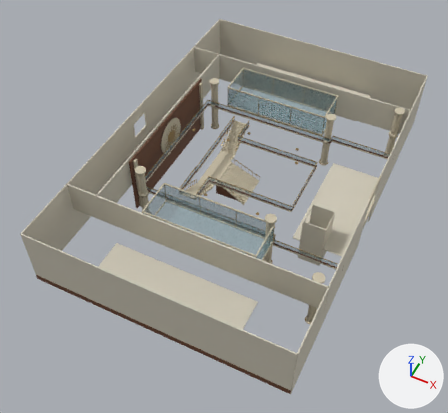
Before and after pictures for a commit that changed the Blender file BlenderCatalogue/assets/arrivals_fusion/source/AST-ARR-002.blend.
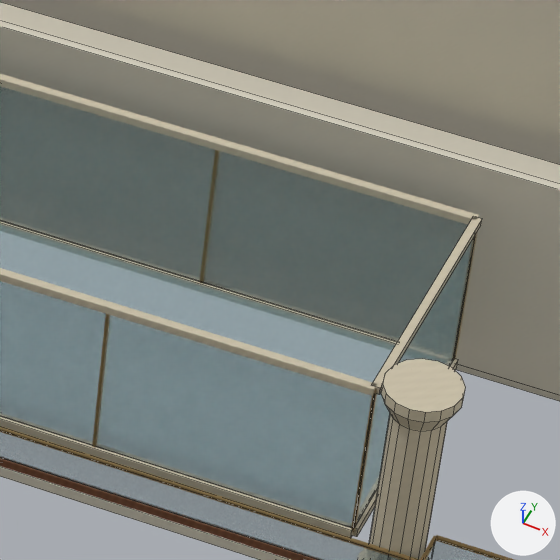
The first picture shows the older version from a 50 mm camera at (32.2, -74.1, 85.8) aimed at (-1.7, -6.5, 1.3). The close-ups show the older and then the newer version on the part from 62% to 78% of the width and 17% to 34% of the height of that picture. Only the edits that show in the close-ups are written down. Arrows for +X, +Y and +Z are at lower right; the lights stay in place. The close-ups show mesh edges as thin lines.

The older version as bpy lines, for what is in view:
```python
me_arr_balconybase_12 = bpy.data.meshes.new('ARR_BalconyBase_12')
me_arr_balconybase_12.from_pydata(...)  # a box spanning x -8.0..11.0, y 12.9..13.1, z 6.0..6.2
me_arr_balconybase_12.materials.append(mat_warm_walnut)  # picture img_warm_walnut_png
me_arr_balconyglass_12 = bpy.data.meshes.new('ARR_BalconyGlass_12')
me_arr_balconyglass_12.from_pydata([(11.0, 13.0, 6.2), (-8.0, 13.0, 6.2), (-8.0, 13.0, 6.2), (11.0, 13.0, 6.2), (11.0, 13.0, 7.1), (-8.0, 13.0, 7.1), (-8.0, 13.0, 7.1), (11.0, 13.0, 7.1)], [], [(3, 0, 1, 2), (4, 7, 6, 5), (0, 4, 5, 1), (1, 5, 6, 2), (2, 6, 7, 3), (3, 7, 4, 0)])
me_arr_balconyglass_12.materials.append(mat_arrivalsarchitecturalglass)  # greyish cyan #84a8ad
me_arr_exhibitglassside_0 = bpy.data.meshes.new('ARR_ExhibitGlassSide_0')
me_arr_exhibitglassside_0.from_pydata([(-11.0, 21.0, 6.6), (9.0, 21.0, 6.6), (9.0, 21.0, 6.6), (-11.0, 21.0, 6.6), (-11.0, 21.0, 10.8), (9.0, 21.0, 10.8), (9.0, 21.0, 10.8), (-11.0, 21.0, 10.8)], [], [(3, 0, 1, 2), (4, 7, 6, 5), (0, 4, 5, 1), (1, 5, 6, 2), (2, 6, 7, 3), (3, 7, 4, 0)])
me_arr_exhibitglassside_0.materials.append(mat_arrivalsarchitecturalglass)  # greyish cyan #84a8ad
ob_arr_balconybase_12 = bpy.data.objects.new('ARR_BalconyBase_12', me_arr_balconybase_12)
ob_arr_balconybase_12.location = (0.0, 0.0, 0.0)
ob_arr_balconyglass_12 = bpy.data.objects.new('ARR_BalconyGlass_12', me_arr_balconyglass_12)
ob_arr_balconyglass_12.location = (0.0, 0.0, 0.0)
ob_arr_exhibitglassside_0 = bpy.data.objects.new('ARR_ExhibitGlassSide_0', me_arr_exhibitglassside_0)
ob_arr_exhibitglassside_0.location = (0.0, 0.0, 0.0)
# also in view: 'ARR_BalconyCap_12' at (1.5, 13.0, 7.1); 'ARR_ExhibitUpperFrame_0.001' at (9.0, 17.5, 10.9); 'ARR_ExhibitUpperFrame_0' at (-1.0, 21.0, 10.9); 'ARR_HospitalityCanopy_1' at (0.0, 28.5, 3.9); 'ARR_ExhibitGlassSide_0.002' at (-1.0, 14.0, 8.7)
```
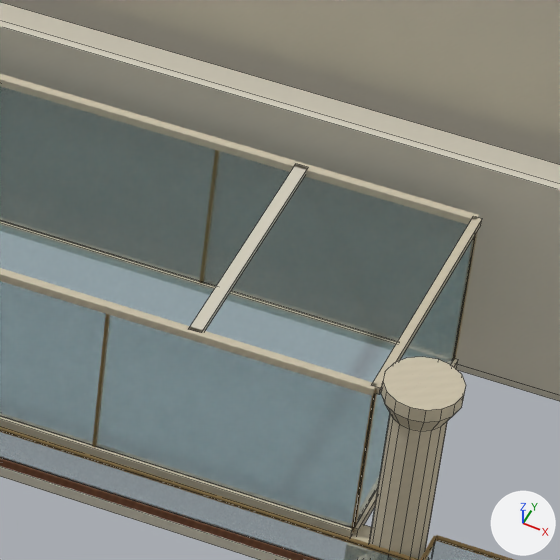
The edits, one by one:
Mesh me_arr_exhibittransfershoulder_0_001 is new.
It is a box spanning x 9.0..10.2, y 13.575..14.425, z 5.65..6.45.
It uses material mat_warm_stone (picture img_warm_stone_png).
Mesh me_arr_exhibitbearingcrossbeam_0_001 is new.
It is a box spanning x 4.34..4.66, y 14.0..21.0, z 10.83..10.98.
It uses material mat_ivory_enamel (picture img_ivory_enamel_png).
Object 'ARR_ExhibitTransferShoulder_0.001' (ob_arr_exhibittransfershoulder_0_001) is new; it shows me_arr_exhibittransfershoulder_0_001.
Its location is (0.0, 0.0, 0.0).
Object 'ARR_ExhibitBearingCrossbeam_0.001' (ob_arr_exhibitbearingcrossbeam_0_001) is new; it shows me_arr_exhibitbearingcrossbeam_0_001.
Its location is (0.0, 0.0, 0.0).

Location of each change, (x1, y1, x2, y2) in pixels of the close-ups (560 x 560 px):
'ARR_ExhibitBearingCrossbeam_0.001', added: after (189, 164, 307, 331)
'ARR_ExhibitTransferShoulder_0.001', added (mostly hidden): after (351, 524, 372, 543)
